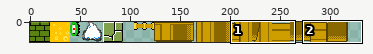
Sprite sheet, stored at Super Tulio Bro/img/sprites.png. The first picture is a wide view before the edit; the outline marks the close-up.
Close-up. Earlier state:
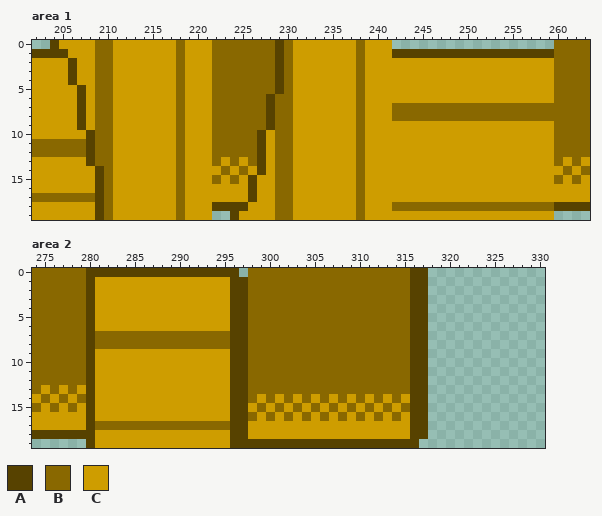
The file is 364x20 pixels. Colours within 5 levels of each other are drawn and written as one. Shown: area 1: x 202..263, y 0..19; area 2: x 274..330, y 0..19. The wide view leaves out empty margins.
Palette (. is transparent): A #574200  B #896800  C #ce9d00
Pixels before, area 1, first column x 202:
 0 ..ACCCCBBCCCCCCCBCCCBBBBBBBABCCCCCCCBCCC..................BBBB
 1 AAAACCCBBCCCCCCCBCCCBBBBBBBABCCCCCCCBCCCAAAAAAAAAAAAAAAAAABBBB
 2 CCCCACCBBCCCCCCCBCCCBBBBBBBABCCCCCCCBCCCCCCCCCCCCCCCCCCCCCBBBB
 3 CCCCACCBBCCCCCCCBCCCBBBBBBBABCCCCCCCBCCCCCCCCCCCCCCCCCCCCCBBBB
 4 CCCCACCBBCCCCCCCBCCCBBBBBBBABCCCCCCCBCCCCCCCCCCCCCCCCCCCCCBBBB
 5 CCCCCACBBCCCCCCCBCCCBBBBBBBABCCCCCCCBCCCCCCCCCCCCCCCCCCCCCBBBB
 6 CCCCCACBBCCCCCCCBCCCBBBBBBABBCCCCCCCBCCCCCCCCCCCCCCCCCCCCCBBBB
 7 CCCCCACBBCCCCCCCBCCCBBBBBBABBCCCCCCCBCCCBBBBBBBBBBBBBBBBBBBBBB
 8 CCCCCACBBCCCCCCCBCCCBBBBBBABBCCCCCCCBCCCBBBBBBBBBBBBBBBBBBBBBB
 9 CCCCCACBBCCCCCCCBCCCBBBBBBABBCCCCCCCBCCCCCCCCCCCCCCCCCCCCCBBBB
10 CCCCCCABBCCCCCCCBCCCBBBBBACBBCCCCCCCBCCCCCCCCCCCCCCCCCCCCCBBBB
11 BBBBBBABBCCCCCCCBCCCBBBBBACBBCCCCCCCBCCCCCCCCCCCCCCCCCCCCCBBBB
12 BBBBBBABBCCCCCCCBCCCBBBBBACBBCCCCCCCBCCCCCCCCCCCCCCCCCCCCCBBBB
13 CCCCCCABBCCCCCCCBCCCBCBCBACBBCCCCCCCBCCCCCCCCCCCCCCCCCCCCCBCBC
14 CCCCCCCABCCCCCCCBCCCCBCBCACBBCCCCCCCBCCCCCCCCCCCCCCCCCCCCCCBCB
15 CCCCCCCABCCCCCCCBCCCBCBCACCBBCCCCCCCBCCCCCCCCCCCCCCCCCCCCCBCBC
16 CCCCCCCABCCCCCCCBCCCCCCCACCBBCCCCCCCBCCCCCCCCCCCCCCCCCCCCCCCCC
17 BBBBBBBABCCCCCCCBCCCCCCCACCBBCCCCCCCBCCCCCCCCCCCCCCCCCCCCCCCCC
18 CCCCCCCABCCCCCCCBCCCAAAACCCBBCCCCCCCBCCCBBBBBBBBBBBBBBBBBBAAAA
19 CCCCCCCABCCCCCCCBCCC..ACCCCBBCCCCCCCBCCCCCCCCCCCCCCCCCCCCC....
Pixels before, area 2, first column x 274:
 0 BBBBBBAAAAAAAAAAAAAAAAA.BBBBBBBBBBBBBBBBBBAA
 1 BBBBBBACCCCCCCCCCCCCCCAABBBBBBBBBBBBBBBBBBAA
 2 BBBBBBACCCCCCCCCCCCCCCAABBBBBBBBBBBBBBBBBBAA
 3 BBBBBBACCCCCCCCCCCCCCCAABBBBBBBBBBBBBBBBBBAA
 4 BBBBBBACCCCCCCCCCCCCCCAABBBBBBBBBBBBBBBBBBAA
 5 BBBBBBACCCCCCCCCCCCCCCAABBBBBBBBBBBBBBBBBBAA
 6 BBBBBBACCCCCCCCCCCCCCCAABBBBBBBBBBBBBBBBBBAA
 7 BBBBBBABBBBBBBBBBBBBBBAABBBBBBBBBBBBBBBBBBAA
 8 BBBBBBABBBBBBBBBBBBBBBAABBBBBBBBBBBBBBBBBBAA
 9 BBBBBBACCCCCCCCCCCCCCCAABBBBBBBBBBBBBBBBBBAA
10 BBBBBBACCCCCCCCCCCCCCCAABBBBBBBBBBBBBBBBBBAA
11 BBBBBBACCCCCCCCCCCCCCCAABBBBBBBBBBBBBBBBBBAA
12 BBBBBBACCCCCCCCCCCCCCCAABBBBBBBBBBBBBBBBBBAA
13 BCBCBCACCCCCCCCCCCCCCCAABBBBBBBBBBBBBBBBBBAA
14 CBCBCBACCCCCCCCCCCCCCCAABCBCBCBCBCBCBCBCBCAA
15 BCBCBCACCCCCCCCCCCCCCCAACBCBCBCBCBCBCBCBCBAA
16 CCCCCCACCCCCCCCCCCCCCCAABCBCBCBCBCBCBCBCBCAA
17 CCCCCCABBBBBBBBBBBBBBBAACCCCCCCCCCCCCCCCCCAA
18 AAAAAAACCCCCCCCCCCCCCCAACCCCCCCCCCCCCCCCCCAA
19 ......ACCCCCCCCCCCCCCCAAAAAAAAAAAAAAAAAAAAA.
After:
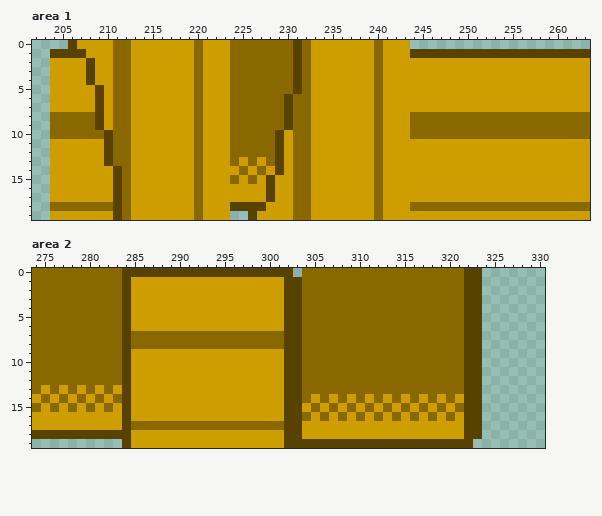
The exact change:
Changed rows in their new state; - is an unchanged pixel.
Area 1:
first column x 202:
 0 --..A--CCBB-----C-B-CC-----B-AB-----C-B-CC----------------....
 1 ..--AA-CCBB-----C-B-CC-----B-AB-----C-B-CC----------------AAAA
 2 ..--C-ACCBB-----C-B-CC-----B-AB-----C-B-------------------CCCC
 3 ..--C-ACCBB-----C-B-CC-----B-AB-----C-B-------------------CCCC
 4 ..--C-ACCBB-----C-B-CC-----B-AB-----C-B-------------------CCCC
 5 ..---C-ACBB-----C-B-CC-----B-AB-----C-B-------------------CCCC
 6 ..---C-ACBB-----C-B-CC----B-ABB-----C-B-------------------CCCC
 7 ..---C-ACBB-----C-B-CC----B-ABB-----C-B-CCCCCCCCCCCCCCCCCCCCCC
 8 ..BBBBBACBB-----C-B-CC----B-ABB-----C-B-CC--------------------
 9 ..BBBBBACBB-----C-B-CC----B-ABB-----C-B---BBBBBBBBBBBBBBBB----
10 ..BBBBB-ABB-----C-B-CC---BBACBB-----C-B---BBBBBBBBBBBBBBBB----
11 ..CCCCCCABB-----C-B-CC---BBACBB-----C-B-------------------CCCC
12 ..CCCCCCABB-----C-B-CC---BBACBB-----C-B-------------------CCCC
13 ..----CCABB-----C-B-C----CBACBB-----C-B-------------------C-C-
14 ..-----CCAB-----C-B--C---B-ACBB-----C-B--------------------C-C
15 ..-----CCAB-----C-B-C---B-ACCBB-----C-B-------------------C-C-
16 ..-----CCAB-----C-B-----C-ACCBB-----C-B-----------------------
17 ..CCCCCCCAB-----C-B-----C-ACCBB-----C-B-----------------------
18 ..BBBBBB-AB-----C-B-CC--AA-CCBB-----C-B-CC----------------BBBB
19 ..-----CCAB-----C-B-CC..A--CCBB-----C-B-------------------CCCC
Area 2:
first column x 280:
 0 BBBB-------------AAAAAA.------------BBBBBBAA
 1 BBBBA-----------CCCCCCAA------------BBBBBBAA
 2 BBBBA-----------CCCCCCAA------------BBBBBBAA
 3 BBBBA-----------CCCCCCAA------------BBBBBBAA
 4 BBBBA-----------CCCCCCAA------------BBBBBBAA
 5 BBBBA-----------CCCCCCAA------------BBBBBBAA
 6 BBBBA-----------CCCCCCAA------------BBBBBBAA
 7 B---A-----------BB----AA------------BBBBBBAA
 8 B---A-----------BB----AA------------BBBBBBAA
 9 BBBBA-----------CCCCCCAA------------BBBBBBAA
10 BBBBA-----------CCCCCCAA------------BBBBBBAA
11 BBBBA-----------CCCCCCAA------------BBBBBBAA
12 BBBBA-----------CCCCCCAA------------BBBBBBAA
13 B-B-A-----------CCCCCCAA------------BBBBBBAA
14 CB-BA-----------CCC-C-AA------------BCBCBCAA
15 B-B-A-----------CC-C-CAA------------CBCBCBAA
16 C---A-----------CCC-C-AA------------BCBCBCAA
17 CCCCA-----------BBBBBBAA------------CCCCCCAA
18 -AAAA-----------CC----AA------------CCCCCCAA
19 ....A-----------CCCCCC---------------AAAAAA-
